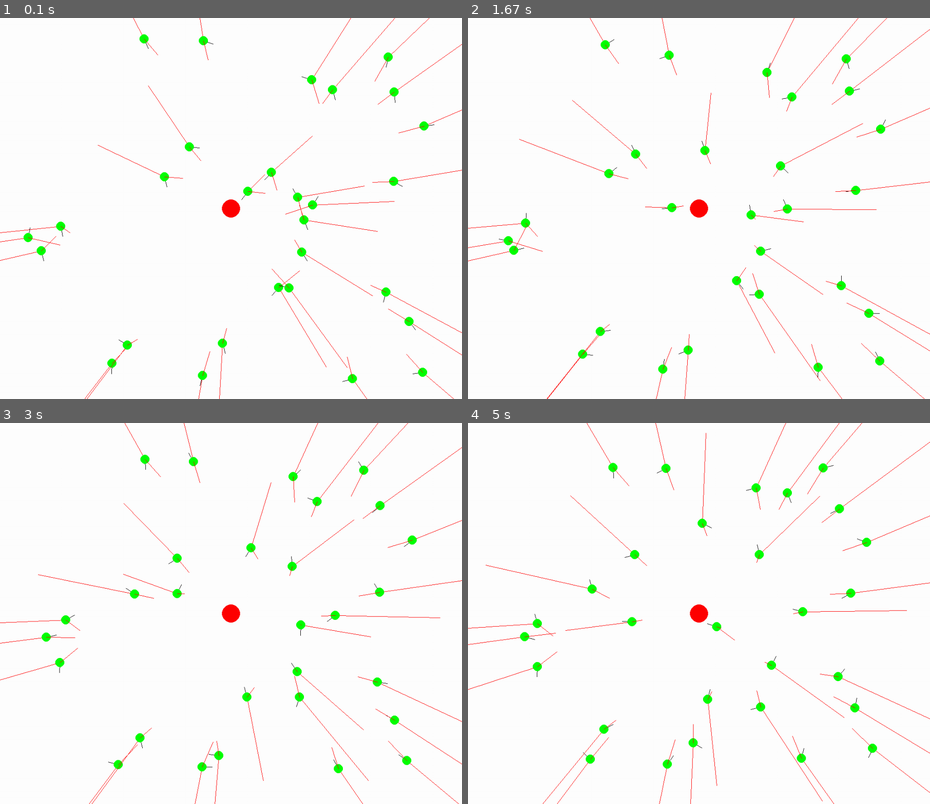
Above: before the commit, frames 1-4 (two rows, left to right).
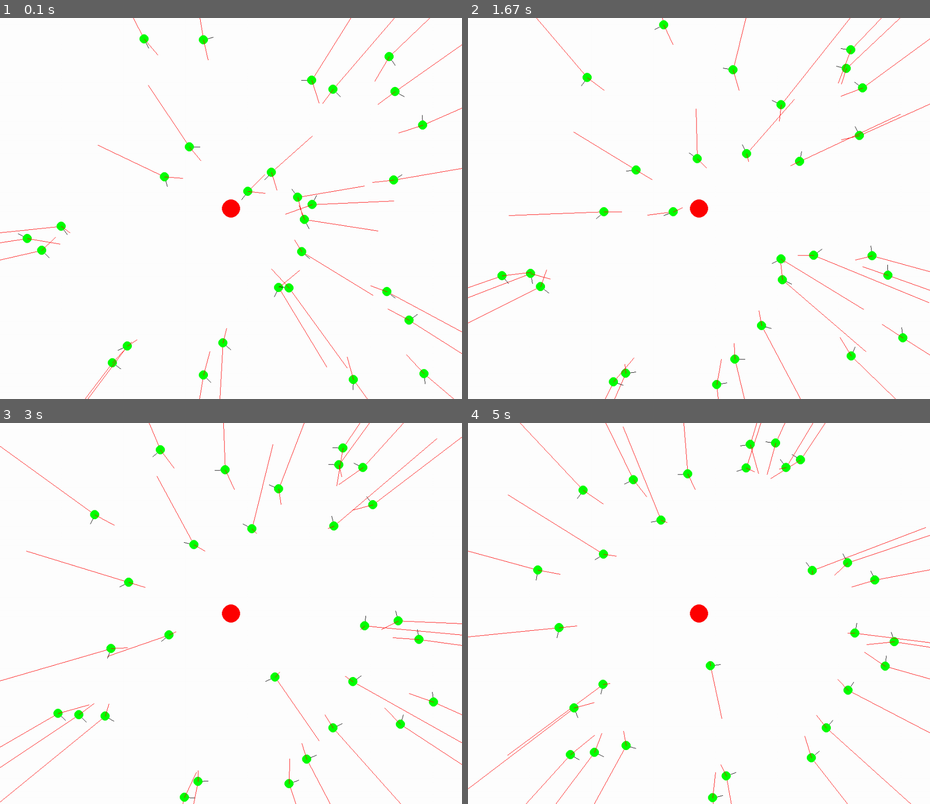
Above: after the commit, the same moments.

Repository: christiangryt/python_rel
Game: pygame game, started from boids/boid-pygame.py
The game is run twice, just before and just after one commit, with the same random seed, the same clock (stepped at 60 frames per second) and the same inputs.
Inputs:
- Up to frame 1 (0.1 s): no input
- Up to frame 2 (1.67 s): no input
- Up to frame 3 (3 s): no input
- Up to frame 4 (5 s): no input

The runs differ from the first frame. In frame 1, 1.5% of the frame differs, in the area x 0-100%, y 0-100%; in frame 2, 4.5%; in frame 3, 4.7%; in frame 4, 4.8%.

Commit message:
sonry python

Diff:
--- a/boids/boid-pygame.py
+++ b/boids/boid-pygame.py
@@ -117,6 +117,7 @@
 
         midtpunkt = pygame.math.Vector2(width // 2, height // 2)
         veggRetning = midtpunkt - b.position
+
         # tanken er at negativ eller positiv sier noe om hvilken vei man skal dytte
 
         # dette blir vel egentlig en vektor
@@ -130,7 +131,7 @@
         # vinkel = b.speed.angle_to(veggRetning)
         vinkel = vinkel_mellom(b.speed, veggRetning)
 
-        b.speed.rotate_ip(vinkel * (veggRetning.magnitude_squared() / 1690000))
+        b.speed.rotate_ip(vinkel * ((veggRetning.magnitude() - veggRetning.magnitude_squared()) / 2500000))
         pygame.draw.line(screen, black, b.position, b.position + b.speed*10)
 
         # prøve noe annet for å unngå vegger
--- /dev/null
+++ b/sondre-python.py
@@ -0,0 +1,24 @@
+import random
+
+# Konstanter
+antallTerninger = 2000
+antallKast = 0
+
+# mens vi har terninger igjen
+while antallTerninger > 0:
+
+    # kast alle terninger
+    for terning in range(antallTerninger):
+
+        kast = random.randint(1,6)
+
+        # sjekke om teringkast viste 6
+        if kast == 6:
+
+            antallTerninger -= 1
+
+    # øk kast
+    antallKast += 1
+
+    # formidle statistikk
+    print (f"Etter {antallKast} kast, har vi {antallTerninger} terninger igjen")
